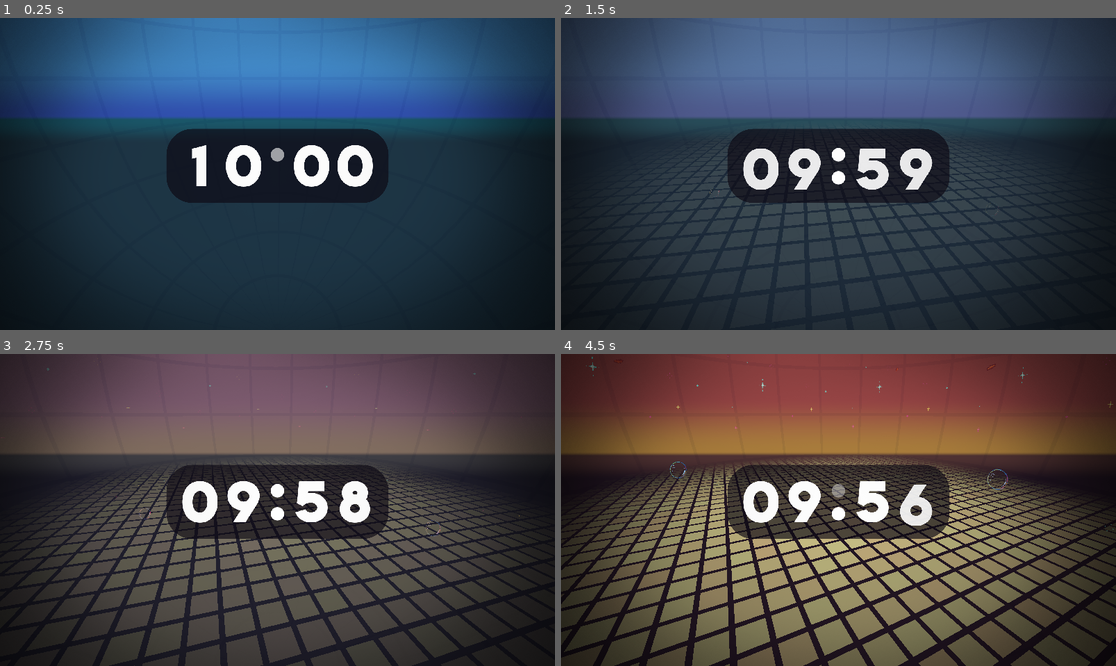
Above: before the commit, frames 1-4 (two rows, left to right).
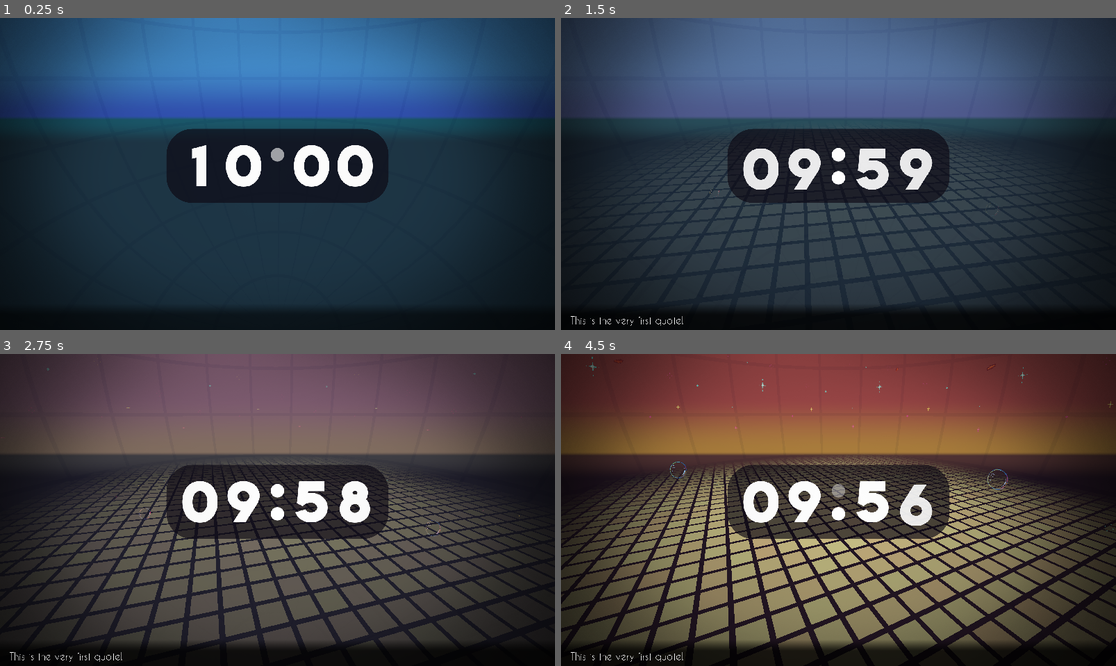
Above: after the commit, the same moments.

Repository: Tralexium/FA2021Countdown
Game: Godot game, scene res://Scenes/Main.tscn
Two runs of this game, one before a commit and one after it. Both use one fixed random seed, a clock stepped at 60 frames per second and the inputs below. Sound files missing from this copy of the repository are replaced by a short silence.
Inputs (mouse positions are in pixels of both pictures, inside the frame that each line leads up to):
- Up to frame 1 (0.25 s): no input
- Up to frame 2 (1.5 s): move the mouse to (960, 158) at 0.52 s; click (960, 158) at 0.67 s; move the mouse to (727, 189) at 1.27 s; click (727, 189) at 1.42 s
- Up to frame 3 (2.75 s): move the mouse to (333, 441) at 2.02 s; click (333, 441) at 2.17 s
- Up to frame 4 (4.5 s): move the mouse to (810, 572) at 2.77 s; click (810, 572) at 2.92 s; move the mouse to (1005, 556) at 3.52 s; click (1005, 556) at 3.67 s; move the mouse to (672, 463) at 4.27 s; click (672, 463) at 4.42 s

The runs differ from the first frame. In frame 1, 2.5% of the frame differs, in the area x 23-76%, y 94-100%; in frame 2, 4.6%; in frame 3, 4.2%; in frame 4, 4.9%, in the area x 0-99%, y 92-100%.

Commit message:
You can now send a custom quote to the info bar!

Diff:
--- a/Scenes/Main.gd
+++ b/Scenes/Main.gd
@@ -24,6 +24,9 @@
 onready var nMeteorSpawner : Timer = $"3DWorld/Particles/MeteorSpawner"
 var scnMeteor : PackedScene = preload("res://Scenes/3D/Meteor.tscn")
 
+# UI shit
+onready var nInfoBar := $InfoBar
+
 onready var nTween : Tween = $Tween
 onready var nAnimationPlayer : AnimationPlayer = $AnimationPlayer
 onready var nMusic : AudioStreamPlayer = $Music
@@ -38,6 +41,9 @@
 
 	nTween.interpolate_property(nDiscoFloor, "opacity", 0.0, 1.0, 5.0, Tween.TRANS_SINE, Tween.EASE_IN)
 	nTween.start()
+
+	yield(get_tree().create_timer(5.0), "timeout")
+	nInfoBar.add_custom_text(["Hello, this is a force quote!"])
 
 
 # DEBUG
--- a/Scenes/Main.tscn
+++ b/Scenes/Main.tscn
@@ -10,6 +10,7 @@
 [ext_resource path="res://Assets/leaf_particle.png" type="Texture" id=8]
 [ext_resource path="res://Assets/bubble_particle.png" type="Texture" id=9]
 [ext_resource path="res://Assets/vingette.png" type="Texture" id=10]
+[ext_resource path="res://Scenes/UI/InfoBar.tscn" type="PackedScene" id=11]
 
 [sub_resource type="SphereMesh" id=3]
 
@@ -224,6 +225,10 @@
 "_edit_use_anchors_": false
 }
 
+[node name="InfoBar" parent="." instance=ExtResource( 11 )]
+margin_top = 984.0
+margin_bottom = 1080.0
+
 [node name="Music" type="AudioStreamPlayer" parent="."]
 stream = ExtResource( 3 )
 autoplay = true
--- a/Scenes/UI/InfoBar.gd
+++ b/Scenes/UI/InfoBar.gd
@@ -90,6 +90,7 @@
 	self.current_strings = forced_quotes.pop_front()
 	current_quote_id = (current_quote_id + 1) % common_quote_list.size()
 	nLabel.self_modulate = Color.whitesmoke * Color(1, 1, 1, nLabel.self_modulate.a)
+	quote_updates -= 1  # Forced quotes shouldn't affect the order of hard coded quotes!
 
 
 func _fade_in_next() -> void:
Not shown: 1 places in Scenes/Main.tscn that only renumber resources
